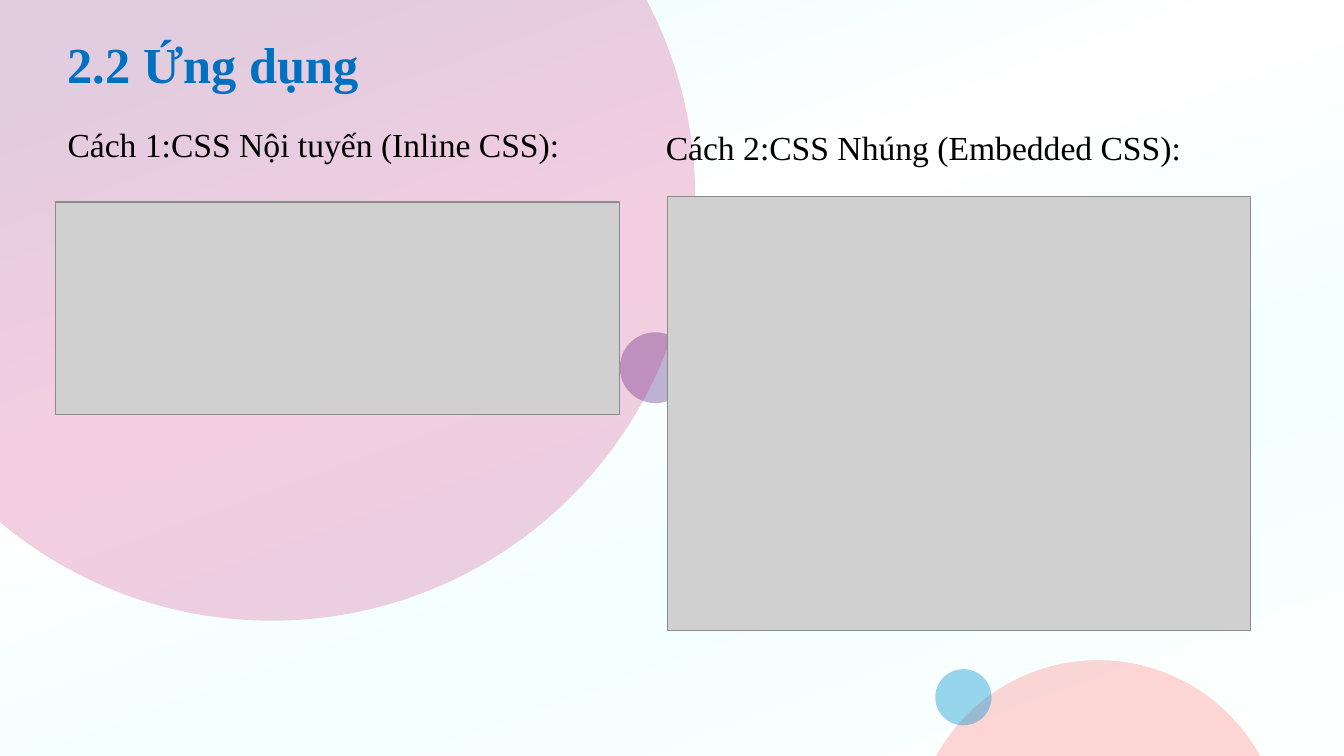
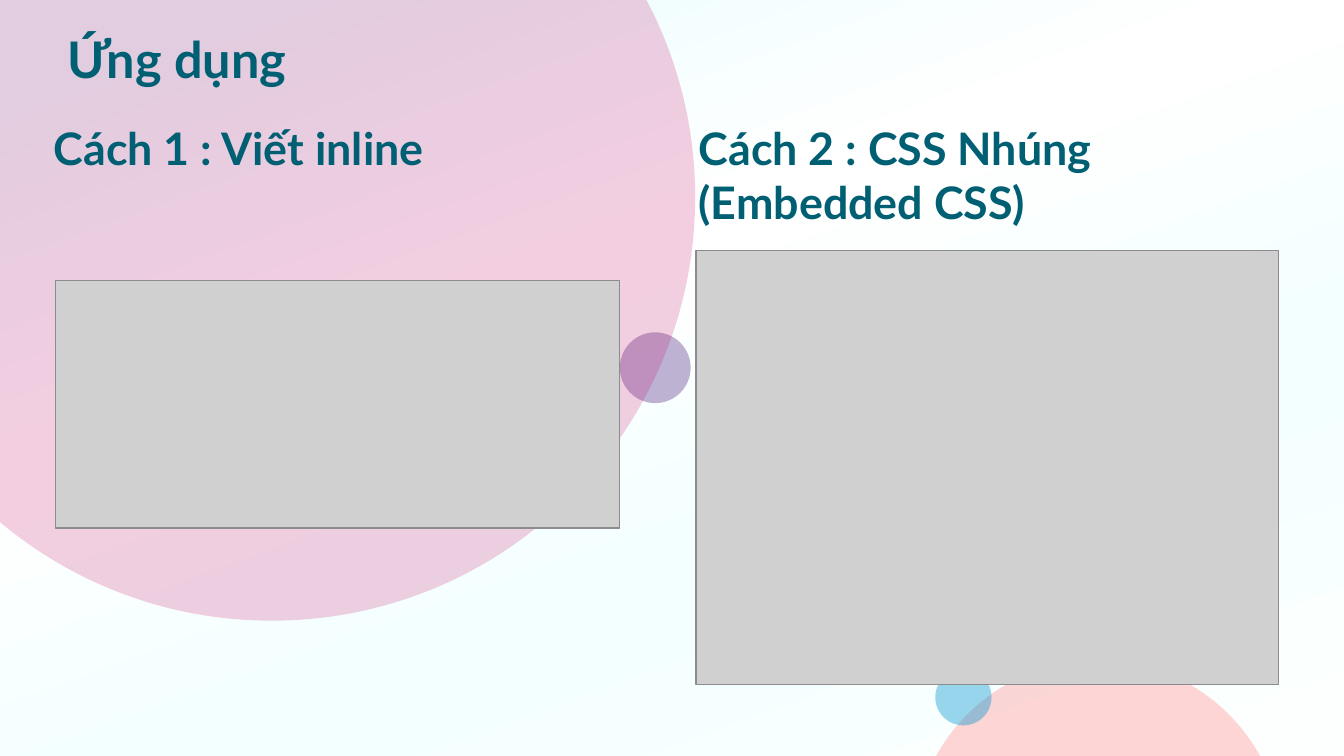
Before and after one commit to f12fullstack/NHOM19-CNWEB, a slide deck: slide 13 of NHOM19-CNWEB/NHÓM 19-HTMLCSSJS.pptx (slide 12 before the commit). Drawn at 1344x756 pixels with LibreOffice and Linux fonts; fonts in the diff are those of the drawing; grey boxes stand for pictures. Boxes give left, top, right and bottom in pixels: in the first picture for what was removed or moved away, otherwise in the second. Text is boxed around its words. In the diff, an @@ line names an element or a change of style, - is before the commit and + after.

```diff
--- a/NHOM19-CNWEB/NHÓM 19-HTMLCSSJS.pptx
+++ b/NHOM19-CNWEB/NHÓM 19-HTMLCSSJS.pptx
@@ title removed at (68,44,559,164) @@
-2.2 Ứng dụng
-Cách 1:CSS Nội tuyến (Inline CSS):
@@ text added at (68,34,286,86), 36 pt, text #005F73, bold @@
+Ứng dụng
@@ title added at (54,129,423,166), 32 pt, text #005F73, bold @@
+Cách 1 : Viết inline
@@ text at (699,131,1092,226): text changed; size 24 to 32 pt; font Times New Roman to Lato; text colour #000000 to #005F73; bold on @@
-Cách 2:CSS Nhúng (Embedded CSS):
+Cách 2 : CSS Nhúng (Embedded CSS)
@@ picture: place and size @@
-picture at (667,197,1250,630)
+picture at (696,250,1278,684)
@@ picture: place and size @@
-picture at (55,202,620,413)
+picture at (55,280,620,528)
```
Also in this commit, not shown: 16 other slides changed, 5 slides added, 6 other files.
